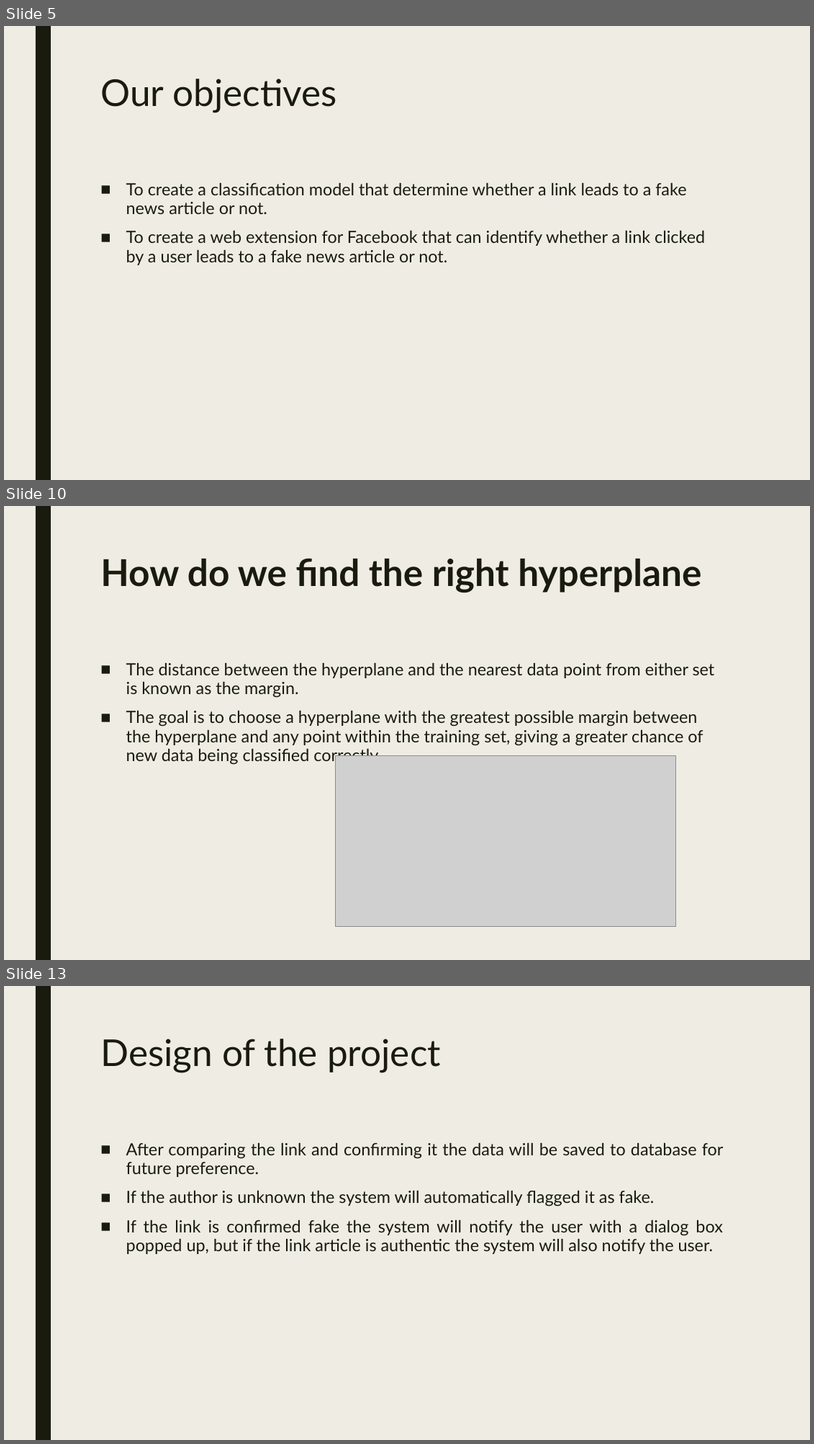
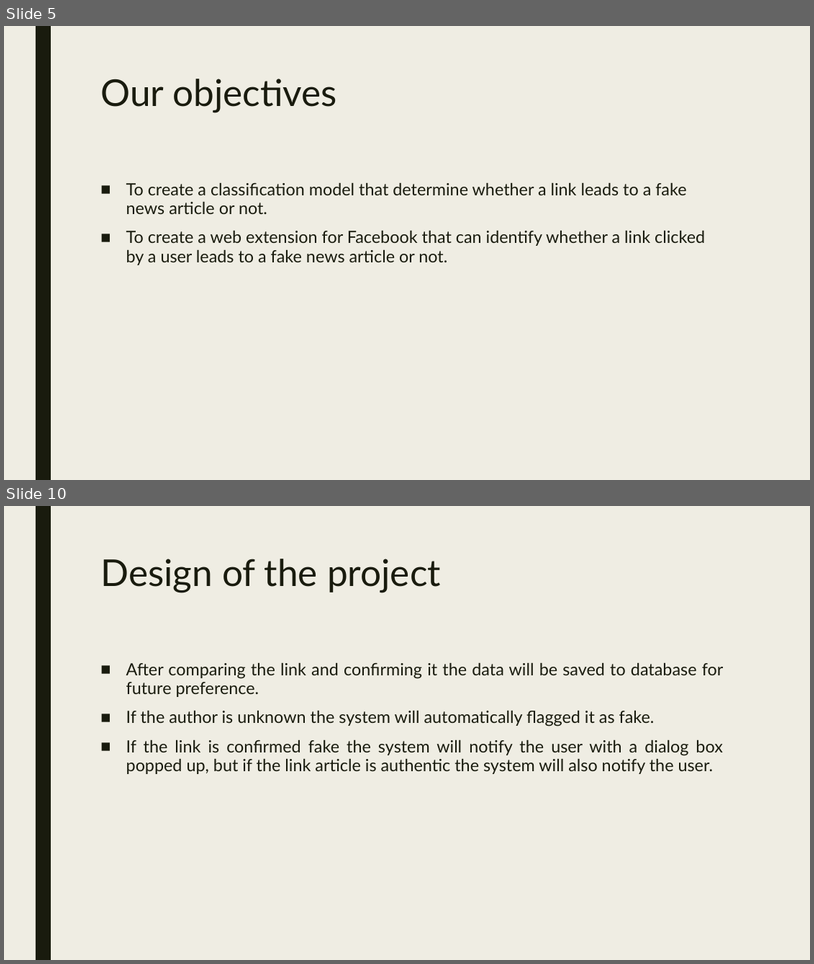
Before and after one commit to seans888/RoaD2R, a slide deck: Identifying fake news in facebook.pptx. Shown one above the other, each under a label of ours: slides 5, 10 and 13 before the commit, slides 5 and 10 after it; the slides between them are not shown. The pictures are 814x1444 and 814x964 pixels, drawn with LibreOffice and Linux fonts; fonts in the diff are those of the drawing; grey boxes stand for pictures. Boxes give left, top, right and bottom in pixels: in the first picture for what was removed or moved away, otherwise in the second. Text is boxed around its words. In the diff, an @@ line names an element or a change of style, - is before the commit and + after.

```diff
--- a/Identifying fake news in facebook.pptx
+++ b/Identifying fake news in facebook.pptx
@@ slide 10 removed at (4,506,810,960), background #EFEDE3; not listed: 1 template element that a slide beside it also shows @@
@@ title removed at (100,558,702,592) @@
-How do we find the right hyperplane
@@ text removed at (126,662,715,765) @@
-■ The distance between the hyperplane and the nearest data point from either set is known as the margin.
-■ The goal is to choose a hyperplane with the greatest possible margin between the hyperplane and any point within the training set, giving a greater chance of new data being classified correctly.
@@ picture removed at (335,756,676,926) @@
@@ what was slide 13 is now slide 10 @@
```
Also in this commit, not shown: 7 slides changed, 1 slide added, 21 other slides removed, 2 other files.
